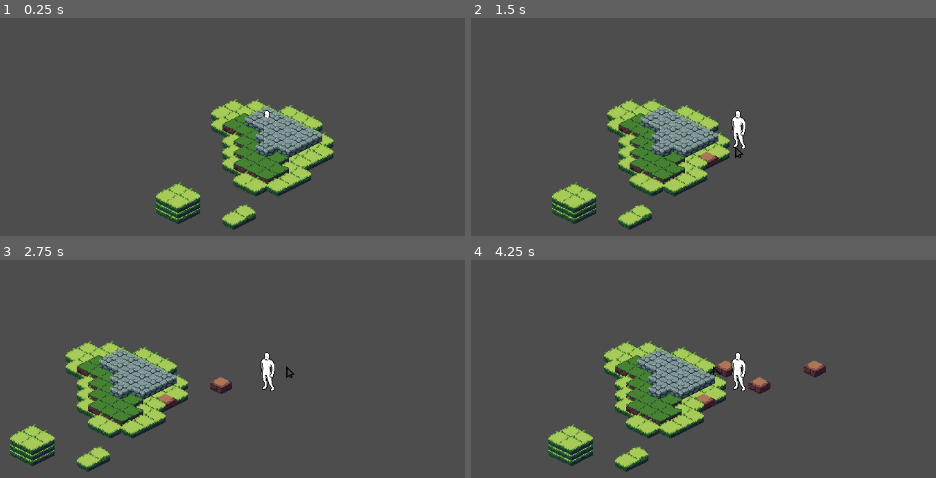
Above: before the commit, frames 1-4 (two rows, left to right).
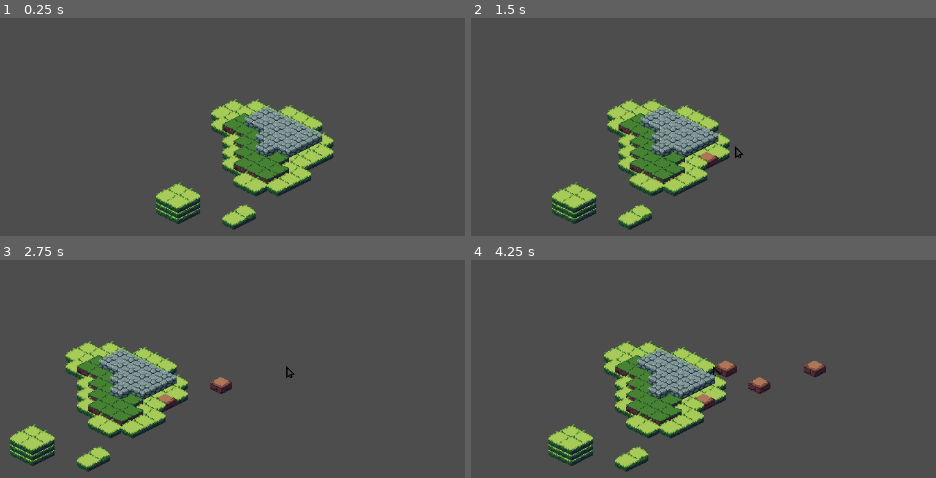
Above: after the commit, the same moments.

Repository: CheapSellsword/the-last-harvest-project
Game: Godot game, scene res://scenes/game/game.tscn
Same seed, same stepped clock (60 frames per second), same inputs: the game is played once before the commit and once after it.
Inputs (mouse positions are in pixels of both pictures, inside the frame that each line leads up to):
- Up to frame 1 (0.25 s): no input
- Up to frame 2 (1.5 s): tap Enter (ui_accept) at 0.5, 0.77 s; move the mouse to (912, 107) at 0.52 s; hold Right (ui_right) 0.53-1.25 s; click (912, 107) at 0.67 s; drag from (577, 153) to (698, 220) at 1.27 s
- Up to frame 3 (2.75 s): tap Enter (ui_accept) at 2 s; move the mouse to (348, 273) at 2.02 s; hold Right (ui_right) from 2.03 s (still down)
- Up to frame 4 (4.25 s): release Right (ui_right) at 2.75 s; drag from (698, 462) to (498, 305) at 2.77 s; tap Enter (ui_accept) at 3.5, 3.77 s; move the mouse to (outside the picture) at 3.52 s; hold Left (ui_left) from 3.53 s (still down)

The runs differ from the first frame. In frame 1, less than 0.1% of the frame differs, in the area x 56-59%, y 42-46%; in frame 2, 0.4%; in frame 3, 0.4%; in frame 4, 0.4%, in the area x 55-60%, y 42-61%.

Commit message:
Update player_view.tscn

Diff:
--- a/scenes/player/player_view.tscn
+++ b/scenes/player/player_view.tscn
@@ -11,30 +11,6 @@
 [sub_resource type="Animation" id="Animation_w53eo"]
 length = 0.001
 loop_mode = 1
-tracks/0/type = "value"
-tracks/0/imported = false
-tracks/0/enabled = true
-tracks/0/path = NodePath("AnimatedSprite2D:frame")
-tracks/0/interp = 1
-tracks/0/loop_wrap = true
-tracks/0/keys = {
-"times": PackedFloat32Array(),
-"transitions": PackedFloat32Array(),
-"update": 1,
-"values": []
-}
-tracks/1/type = "value"
-tracks/1/imported = false
-tracks/1/enabled = true
-tracks/1/path = NodePath("AnimatedSprite2D:animation")
-tracks/1/interp = 1
-tracks/1/loop_wrap = true
-tracks/1/keys = {
-"times": PackedFloat32Array(0),
-"transitions": PackedFloat32Array(1),
-"update": 1,
-"values": ["default"]
-}
 
 [sub_resource type="Animation" id="Animation_8ajsp"]
 length = 1.3333334
@@ -857,11 +833,6 @@
 
 [sub_resource type="SpriteFrames" id="SpriteFrames_fkksv"]
 animations = [{
-"frames": [],
-"loop": true,
-"name": &"default",
-"speed": 5.0
-}, {
 "frames": [{
 "duration": 1.0,
 "texture": SubResource("AtlasTexture_pvka3")
@@ -1399,4 +1370,4 @@
 
 [node name="AnimatedSprite2D" type="AnimatedSprite2D" parent="."]
 sprite_frames = SubResource("SpriteFrames_fkksv")
-animation = &"walk_down_left"
+animation = &""
